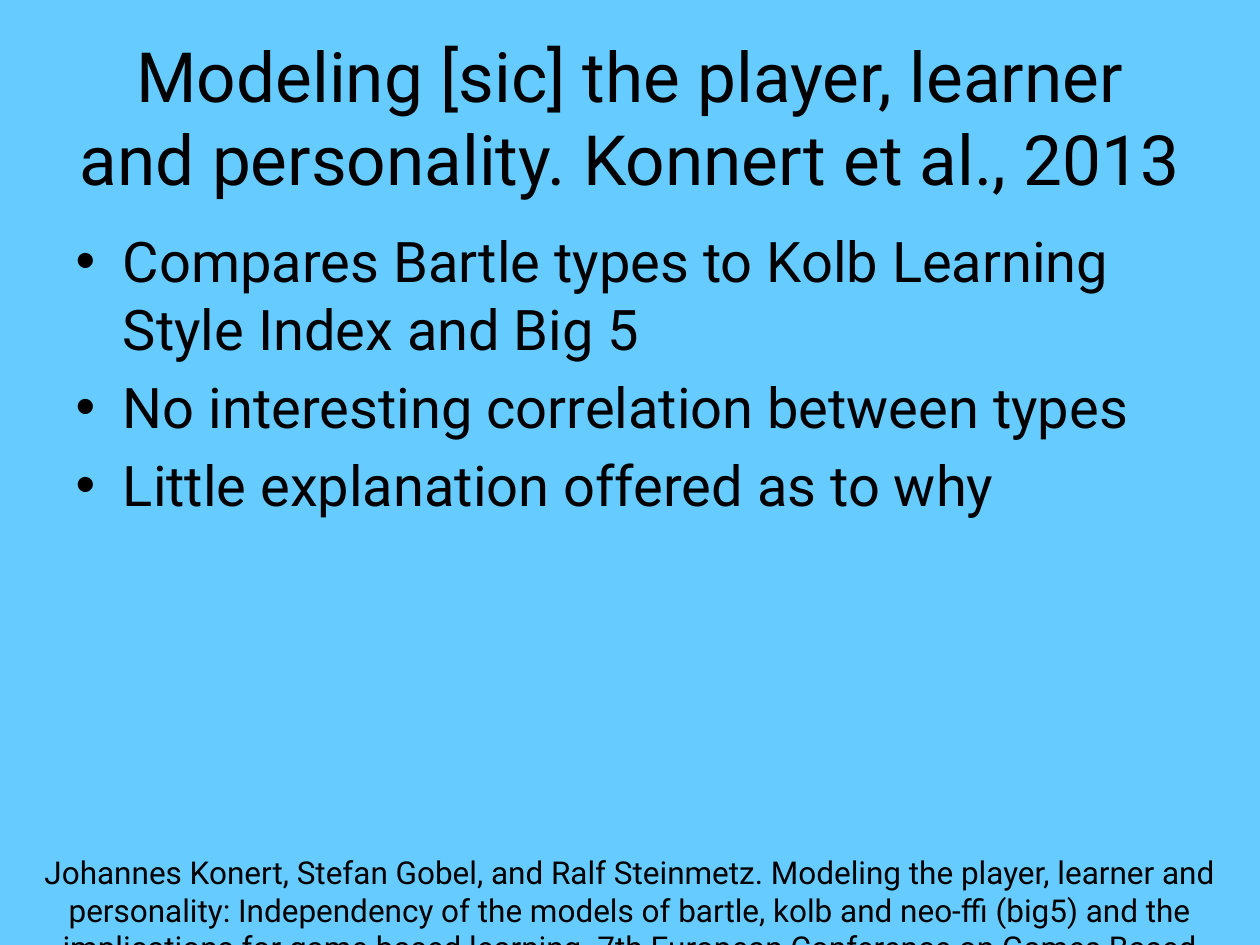
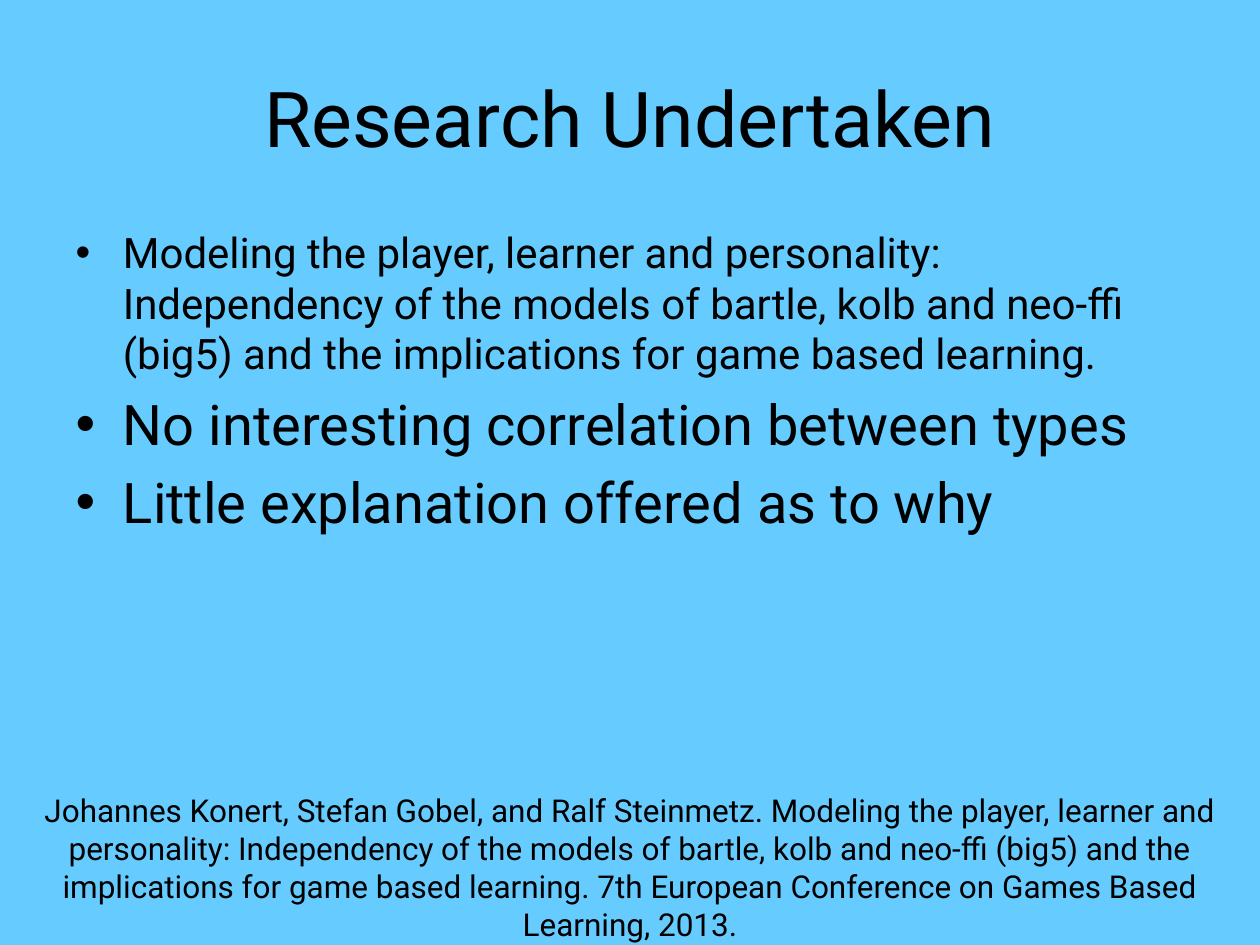
Before and after one commit to mcnutty26/dissertation, a slide deck: slide 11 of docs/presentation/master.pptx (slide 13 before the commit). Drawn at 1260x945 pixels with LibreOffice and Linux fonts; fonts in the diff are those of the drawing. Boxes give left, top, right and bottom in pixels: in the first picture for what was removed or moved away, otherwise in the second. Text is boxed around its words. In the diff, an @@ line names an element or a change of style, - is before the commit and + after.

```diff
--- a/docs/presentation/master.pptx
+++ b/docs/presentation/master.pptx
@@ title at (264,89,995,148): text changed; size 39.6 to 44 pt @@
-Modeling [sic] the player, learner
-and personality. Konnert et al., 2013
+Research Undertaken
@@ text at (123,236,1123,379): text changed; size 32 to 24 pt @@
-• Compares Bartle types to Kolb Learning Style Index and Big 5
+• Modeling the player, learner and personality: Independency of the models of bartle, kolb and neo-ffi (big5) and the implications for game based learning.
@@ text "Johannes Konert, Stefan Gobel, and ..." rewrapped from (44,860,1214,929) to (44,798,1214,943) @@
```
Also in this commit, not shown: 6 other slides changed, 3 slides added, 4 slides removed, 19 other files.
